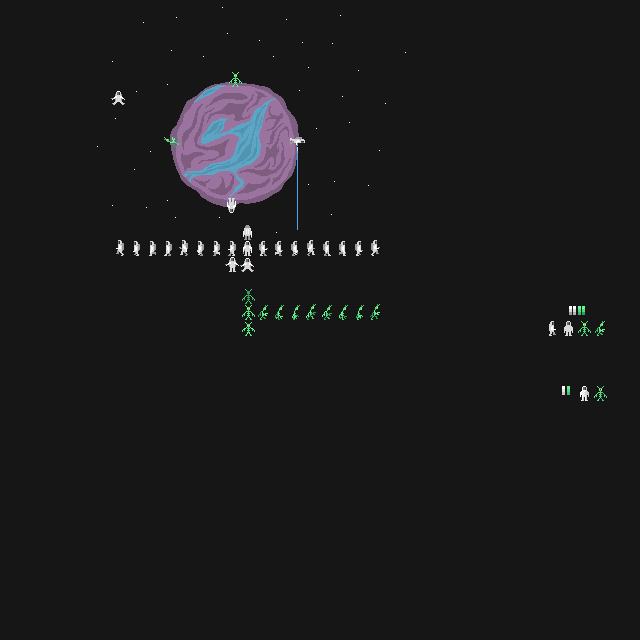
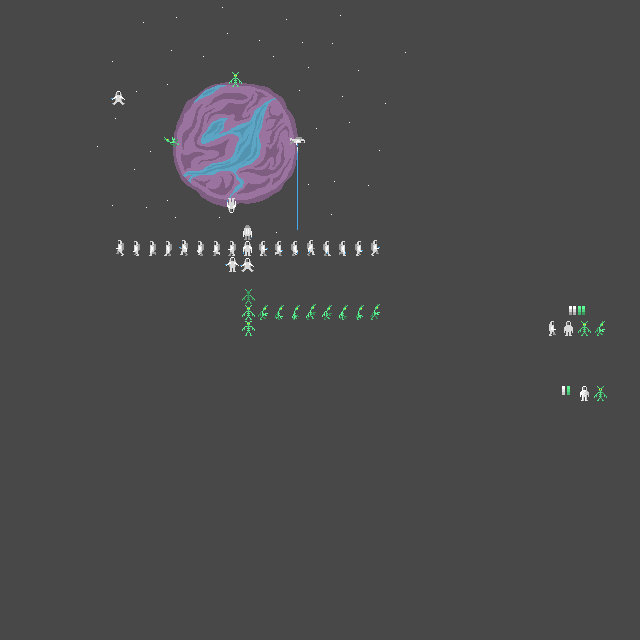
Layered file, before and after one edit (640×640). Changes by layer:
painted on "Ebene #1" over [242, 321, 255, 334]
painted on "Ebene #8" over [170, 116, 299, 160]
showed "Ebene" over [0, 0, 640, 640]
